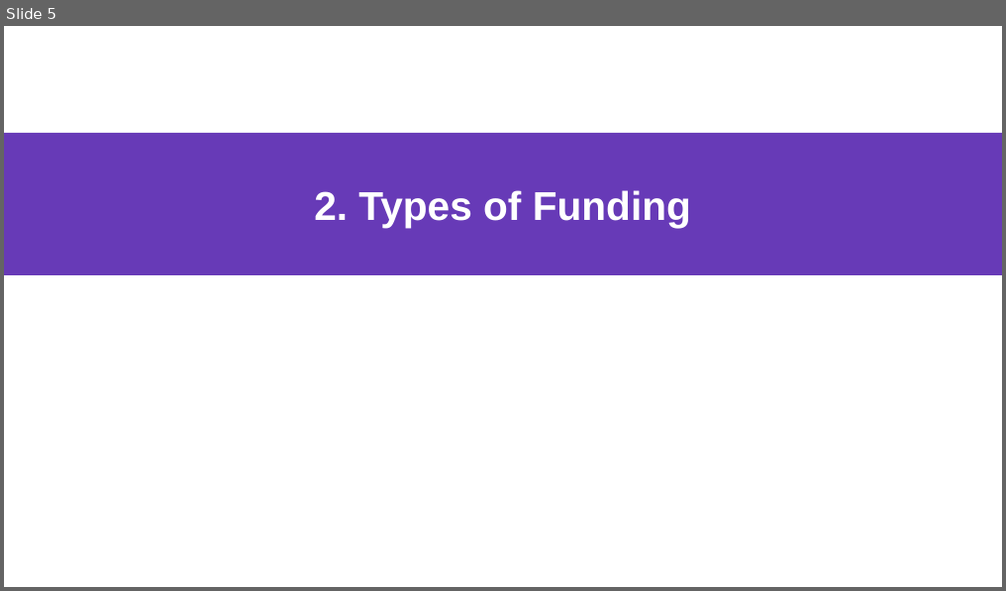
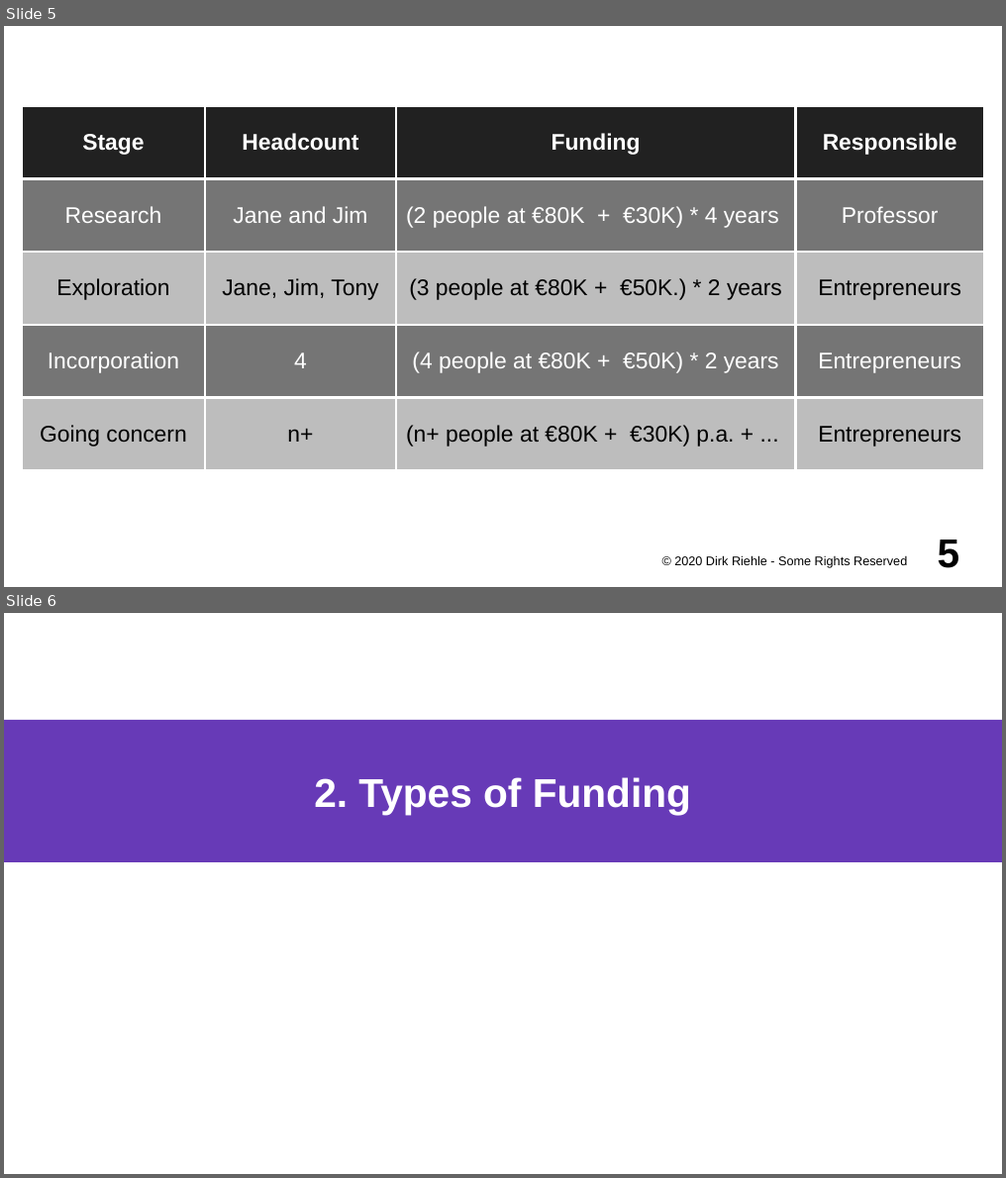
Before and after one commit to dirkriehle/coss-course, a slide deck: Lecture slides/COSS D04 - Fundraising.odp. Shown one above the other, each under a label of ours: slide 5 before the commit, slides 5 and 6 after it. The pictures are 1006x591 and 1006x1178 pixels, drawn with LibreOffice and Linux fonts; fonts in the diff are those of the drawing. Boxes give left, top, right and bottom in pixels: in the first picture for what was removed or moved away, otherwise in the second. Text is boxed around its words. In the diff, an @@ line names an element or a change of style, - is before the commit and + after.

```diff
--- a/Lecture slides/COSS D04 - Fundraising.odp
+++ b/Lecture slides/COSS D04 - Fundraising.odp
@@ slide 5 added at box(4, 26, 1002, 587), background #FFFFFF @@
@@ table added at box(22, 106, 984, 472), 5 rows, 4 columns @@
+Stage | Headcount | Funding | Responsible
+Research | Jane and Jim | (2 people at €80K + €30K) * 4 years | Professor
+Exploration | Jane, Jim, Tony | (3 people at €80K + €50K.) * 2 years | Entrepreneurs
+Incorporation | 4 | (4 people at €80K + €50K) * 2 years | Entrepreneurs
+Going concern | n+ | (n+ people at €80K + €30K) p.a. + ... | Entrepreneurs
@@ text added at box(674, 556, 907, 569), 10 pt, text #000000 @@
+© 2020 Dirk Riehle - Some Rights Reserved
@@ page number added at box(938, 540, 960, 569), 32 pt, text #000000, bold @@
+5
@@ what was slide 5 is now slide 6 @@
```
Also in this commit, not shown: 1 other slide added, 4 other files.
